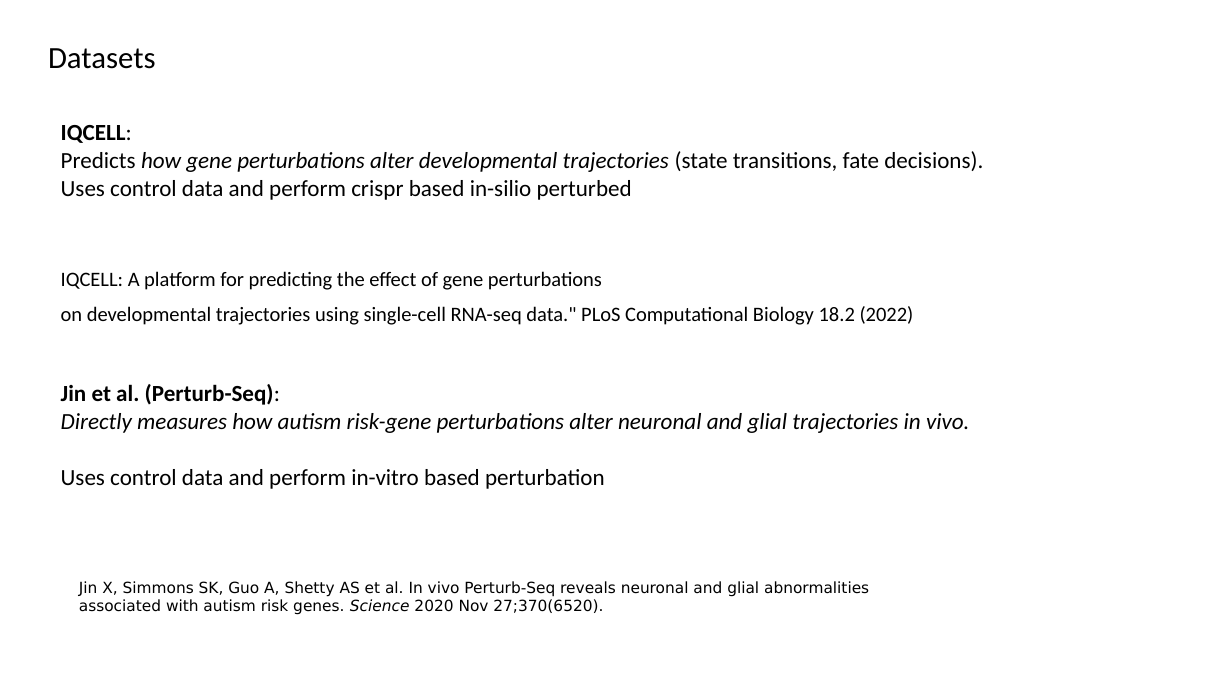
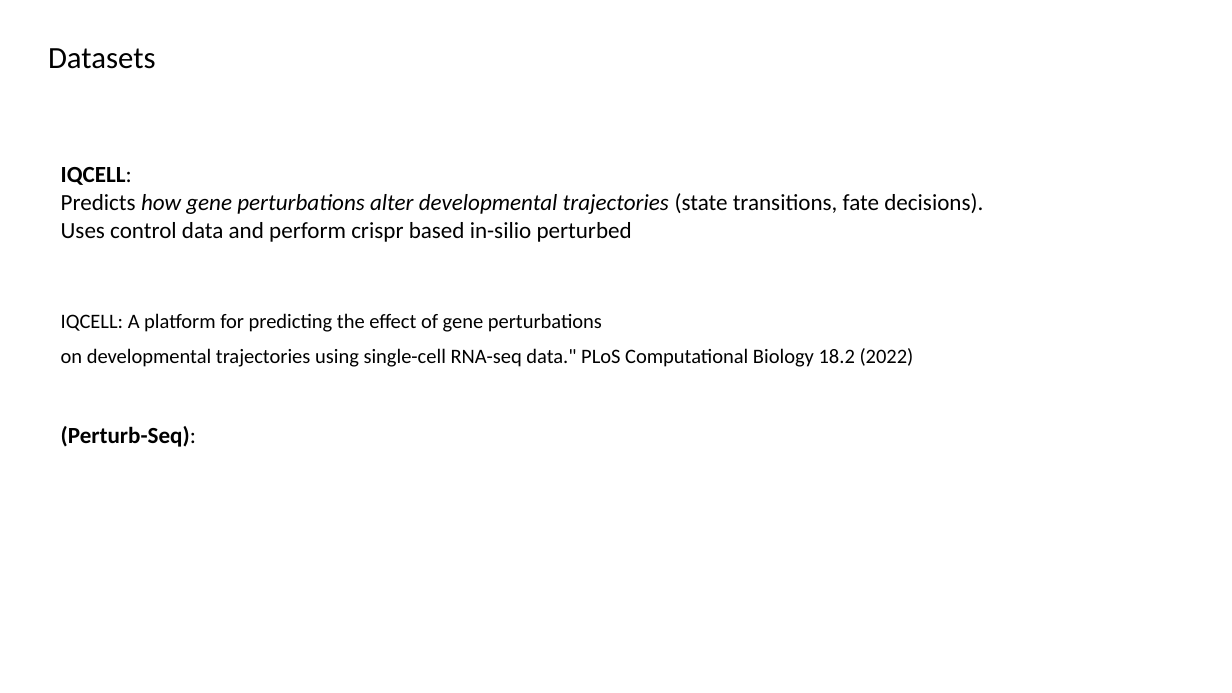
Before and after one commit to boabangf/GNN_RL_gene_trajectory_perturbation, a slide deck: slide 29 of ppt slides for omic codeathon (1) (1).pptx. Drawn at 1232x693 pixels with LibreOffice and Linux fonts; fonts in the diff are those of the drawing. Boxes give left, top, right and bottom in pixels: in the first picture for what was removed or moved away, otherwise in the second. Text is boxed around its words. In the diff, an @@ line names an element or a change of style, - is before the commit and + after.

```diff
--- a/ppt slides for omic codeathon (1) (1).pptx
+++ b/ppt slides for omic codeathon (1) (1).pptx
@@ text "IQCELL: Predicts how gene perturbations ...": place and size @@
-text "IQCELL: Predicts how gene perturbations ..." at <box>61,125,983,489</box>
+text "IQCELL: Predicts how gene perturbations ..." at <box>61,167,983,447</box>
@@ text at <box>61,426,196,447</box>: text changed; bold on; italic off @@
-Jin et al. (Perturb-Seq):
-Directly measures how autism risk-gene perturbations alter neuronal and glial trajectories in vivo.
-Uses control data and perform in-vitro based perturbation
+(Perturb-Seq):
@@ table removed at <box>77,560,930,619</box>, 1 rows, 1 columns @@
-Jin X, Simmons SK, Guo A, Shetty AS et al. In vivo Perturb-Seq reveals neuronal and glial abnormalities associated with autism risk genes. Science 2020 Nov 27;370(6520).
```
Also in this commit, not shown: 1 other slide changed, 1 slide removed.
